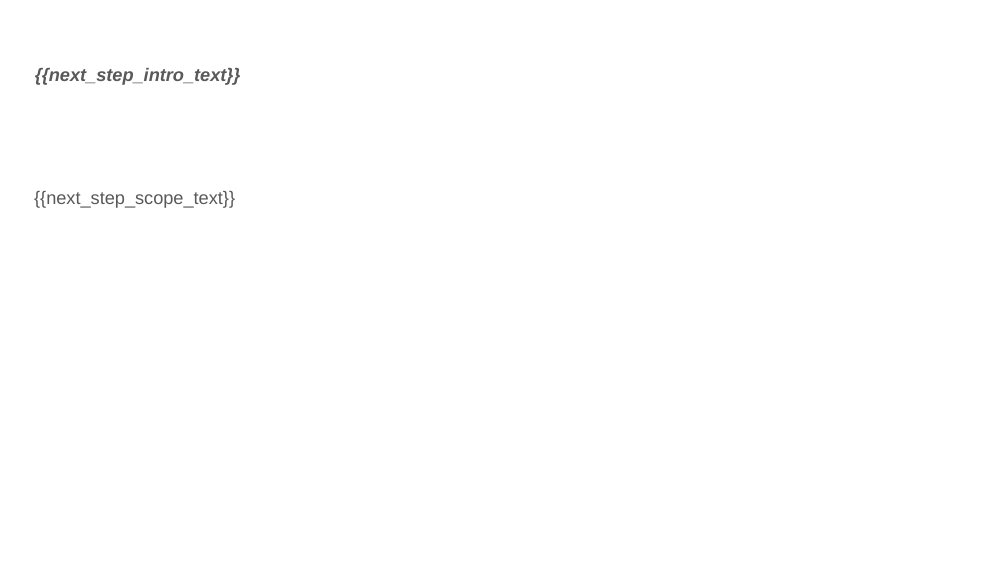
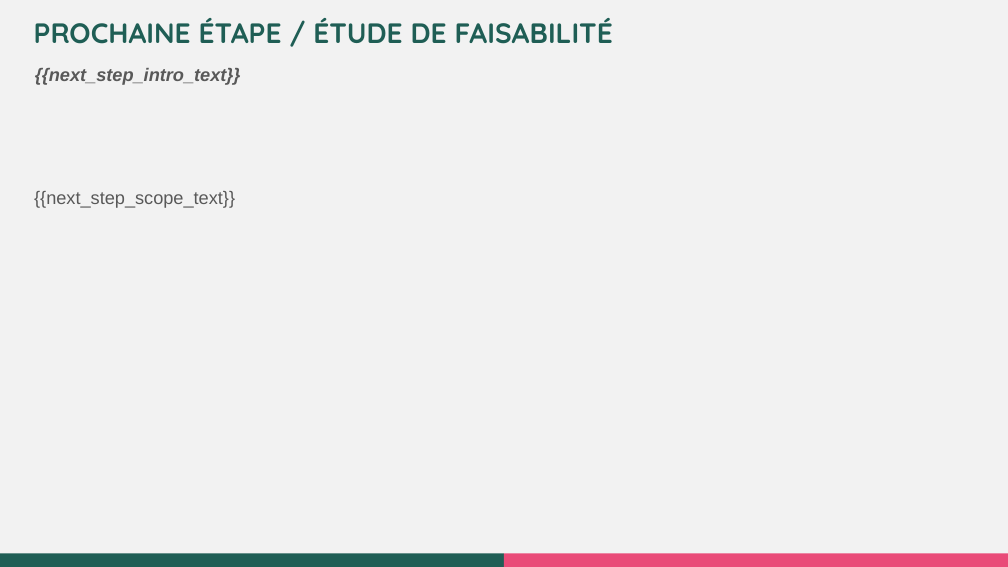
Before and after one commit to jarchibarlou-hash/barlo-mapbox-service, a slide deck: slide 19 of template_diagnostic.pptx. Drawn at 1008x567 pixels with LibreOffice and Linux fonts; fonts in the diff are those of the drawing; background and template pictures are left out. Boxes give left, top, right and bottom in pixels: in the first picture for what was removed or moved away, otherwise in the second. Text is boxed around its words. In the diff, an @@ line names an element or a change of style, - is before the commit and + after.

```diff
--- a/template_diagnostic.pptx
+++ b/template_diagnostic.pptx
@@ background picture (left out) to #F2F2F2 @@
@@ text added at bbox=[34, 18, 613, 44], 20 pt, text #1F5E55, bold @@
+PROCHAINE ÉTAPE / ÉTUDE DE FAISABILITÉ
@@ rectangle added at bbox=[0, 553, 504, 567], fill #1F5E55 @@
@@ rectangle added at bbox=[504, 553, 1008, 567], fill #E94B78 @@
```
Also in this commit, not shown: 17 other slides changed, 6 other files.
